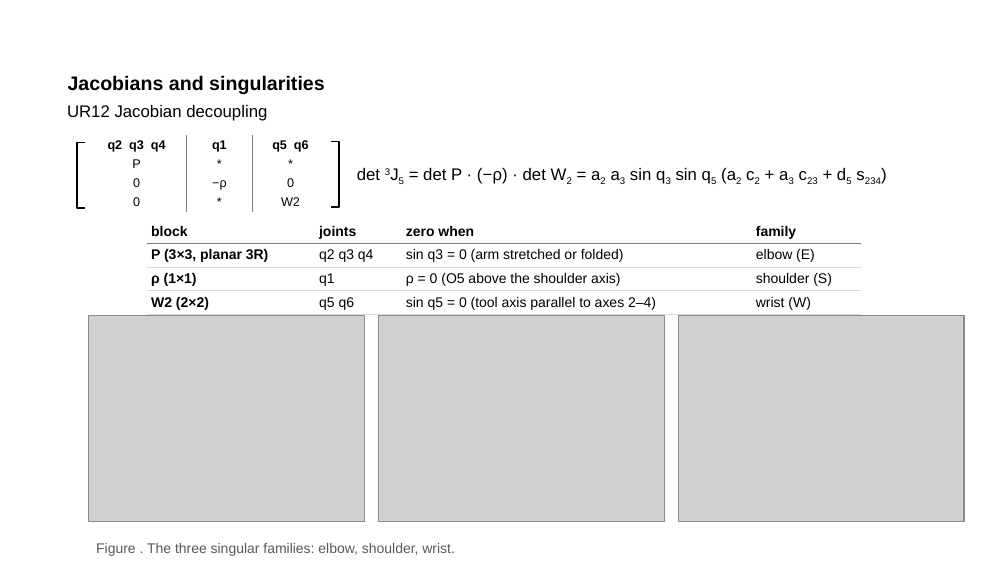
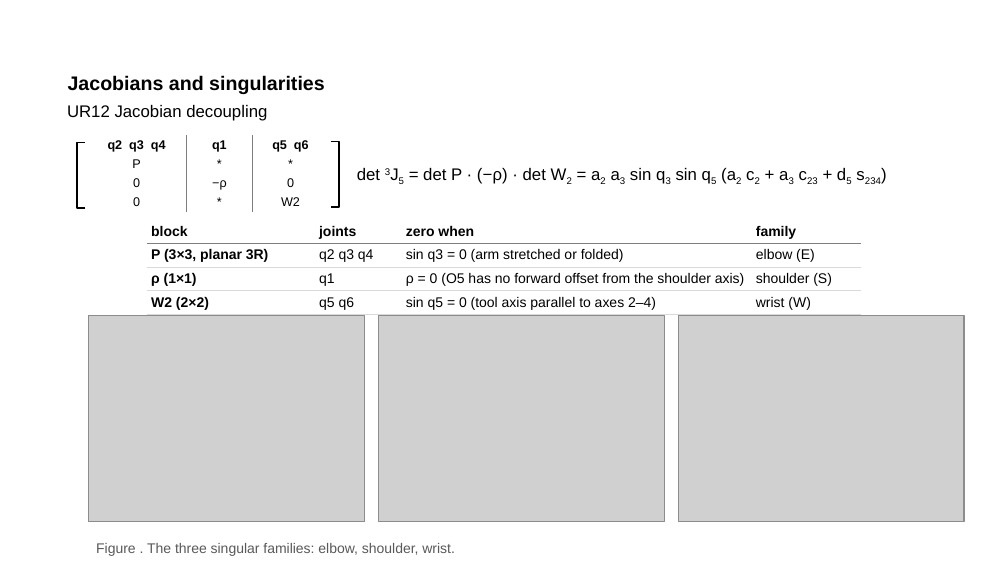
Before and after one commit to wenqian157/p6r_planner, a slide deck: slide 5 of results/presentation/P6R_presentation_complete.pptx. Drawn at 1008x567 pixels with LibreOffice and Linux fonts; fonts in the diff are those of the drawing; grey boxes stand for pictures. Boxes give left, top, right and bottom in pixels: in the first picture for what was removed or moved away, otherwise in the second. Text is boxed around its words. In the diff, an @@ line names an element or a change of style, - is before the commit and + after.

Commit message:
update slides

```diff
--- a/results/presentation/P6R_presentation_complete.pptx
+++ b/results/presentation/P6R_presentation_complete.pptx
@@ table at bbox=[147, 220, 861, 314] @@
-row 3, column 3: ρ = 0 (O5 above the shoulder axis)
+row 3, column 3: ρ = 0 (O5 has no forward offset from the shoulder axis)
```
Also in this commit, not shown: 3 other files.
